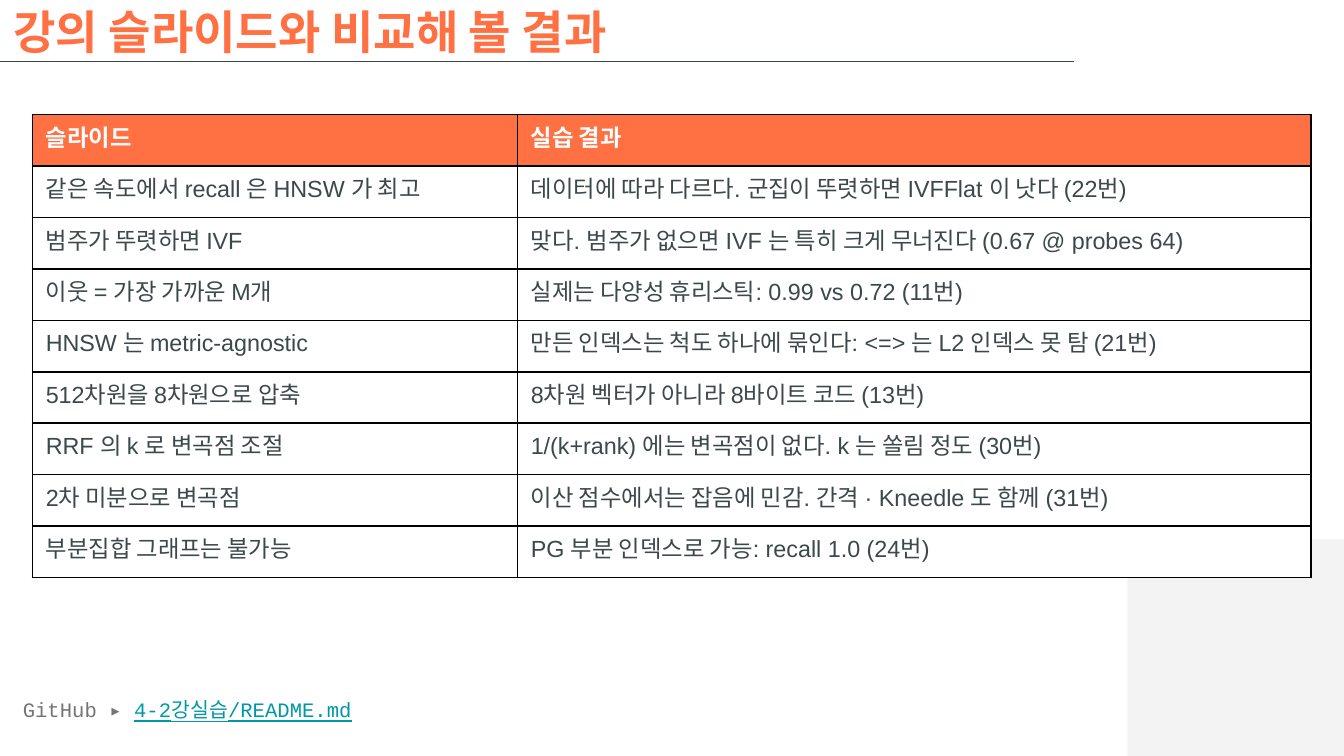
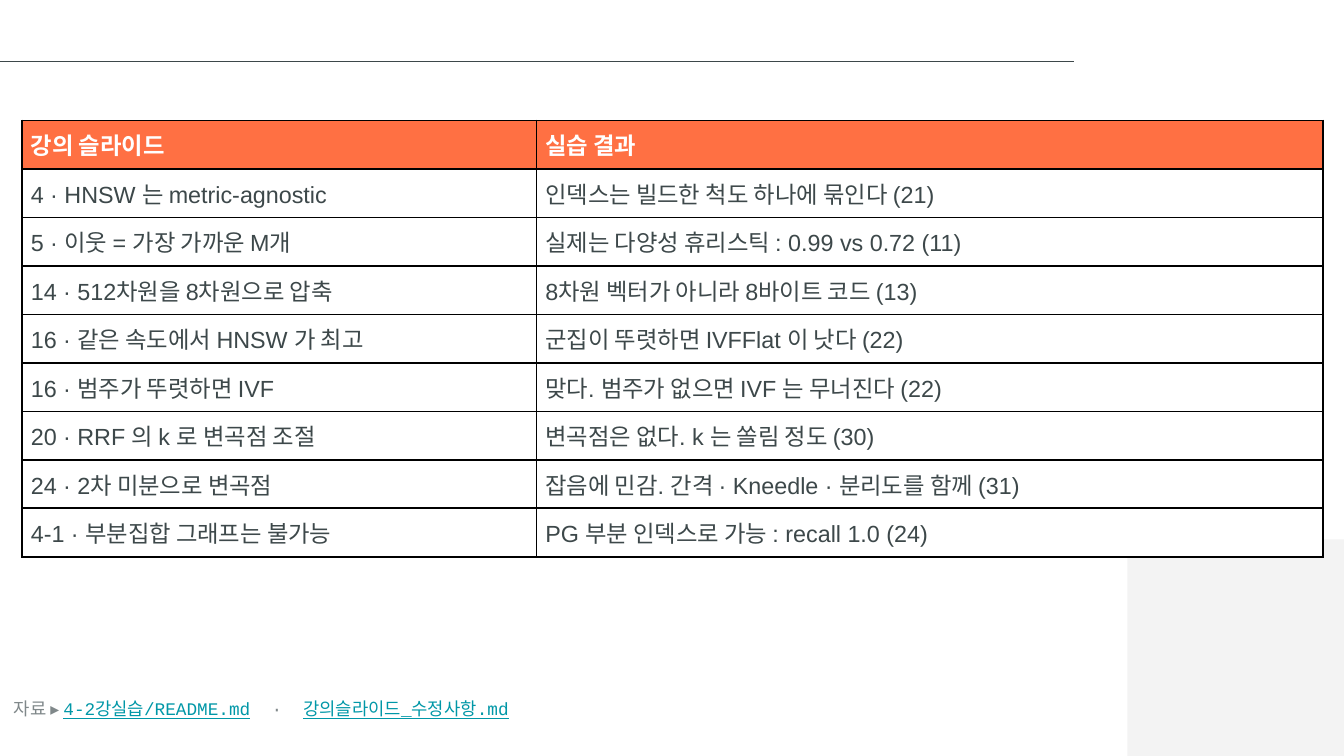
Before and after one commit to hikaMaeng/-ai-, a slide deck: slide 61 of 4-2강실습/slides/4-2강실습_벡터디비.pptx (slide 36 before the commit). Drawn at 1344x756 pixels with LibreOffice and Linux fonts; fonts in the diff are those of the drawing; background and template pictures are left out. Boxes give left, top, right and bottom in pixels: in the first picture for what was removed or moved away, otherwise in the second. Text is boxed around its words. In the diff, an @@ line names an element or a change of style, - is before the commit and + after.

```diff
--- a/4-2강실습/slides/4-2강실습_벡터디비.pptx
+++ b/4-2강실습/slides/4-2강실습_벡터디비.pptx
@@ title removed at (x1=13, y1=10, x2=607, y2=53) @@
-강의 슬라이드와 비교해 볼 결과
@@ table at (x1=22, y1=121, x2=1322, y2=558) @@
-row 1, column 1: 슬라이드
+row 1, column 1: 강의 슬라이드
-row 2, column 1: 같은 속도에서 recall 은 HNSW 가 최고
+row 2, column 1: 4 · HNSW 는 metric-agnostic
-row 2, column 2: 데이터에 따라 다르다. 군집이 뚜렷하면 IVFFlat 이 낫다 (22번)
+row 2, column 2: 인덱스는 빌드한 척도 하나에 묶인다 (21)
-row 3, column 1: 범주가 뚜렷하면 IVF
+row 3, column 1: 5 · 이웃 = 가장 가까운 M개
-row 3, column 2: 맞다. 범주가 없으면 IVF 는 특히 크게 무너진다 (0.67 @ probes 64)
+row 3, column 2: 실제는 다양성 휴리스틱 : 0.99 vs 0.72 (11)
-row 4, column 1: 이웃 = 가장 가까운 M개
+row 4, column 1: 14 · 512차원을 8차원으로 압축
-row 4, column 2: 실제는 다양성 휴리스틱: 0.99 vs 0.72 (11번)
+row 4, column 2: 8차원 벡터가 아니라 8바이트 코드 (13)
-row 5, column 1: HNSW 는 metric-agnostic
+row 5, column 1: 16 · 같은 속도에서 HNSW 가 최고
-row 5, column 2: 만든 인덱스는 척도 하나에 묶인다: <=> 는 L2 인덱스 못 탐 (21번)
+row 5, column 2: 군집이 뚜렷하면 IVFFlat 이 낫다 (22)
-row 6, column 1: 512차원을 8차원으로 압축
+row 6, column 1: 16 · 범주가 뚜렷하면 IVF
-row 6, column 2: 8차원 벡터가 아니라 8바이트 코드 (13번)
+row 6, column 2: 맞다. 범주가 없으면 IVF 는 무너진다 (22)
-row 7, column 1: RRF 의 k 로 변곡점 조절
+row 7, column 1: 20 · RRF 의 k 로 변곡점 조절
-row 7, column 2: 1/(k+rank) 에는 변곡점이 없다. k 는 쏠림 정도 (30번)
+row 7, column 2: 변곡점은 없다. k 는 쏠림 정도 (30)
-row 8, column 1: 2차 미분으로 변곡점
+row 8, column 1: 24 · 2차 미분으로 변곡점
-row 8, column 2: 이산 점수에서는 잡음에 민감. 간격 · Kneedle 도 함께 (31번)
+row 8, column 2: 잡음에 민감. 간격 · Kneedle · 분리도를 함께 (31)
-row 9, column 1: 부분집합 그래프는 불가능
+row 9, column 1: 4-1 · 부분집합 그래프는 불가능
-row 9, column 2: PG 부분 인덱스로 가능: recall 1.0 (24번)
+row 9, column 2: PG 부분 인덱스로 가능 : recall 1.0 (24)
@@ table resized from (x1=32, y1=114, x2=1312, y2=577) to (x1=22, y1=121, x2=1322, y2=558) @@
@@ text at (x1=14, y1=700, x2=508, y2=719): text changed; size 11 to 9.5 pt @@
-GitHub ▸ 4-2강실습/README.md
+자료 ▸ 4-2강실습/README.md · 강의슬라이드_수정사항.md
```
Also in this commit, not shown: 22 other slides changed, 36 slides added, 11 slides removed, 3 other files.
